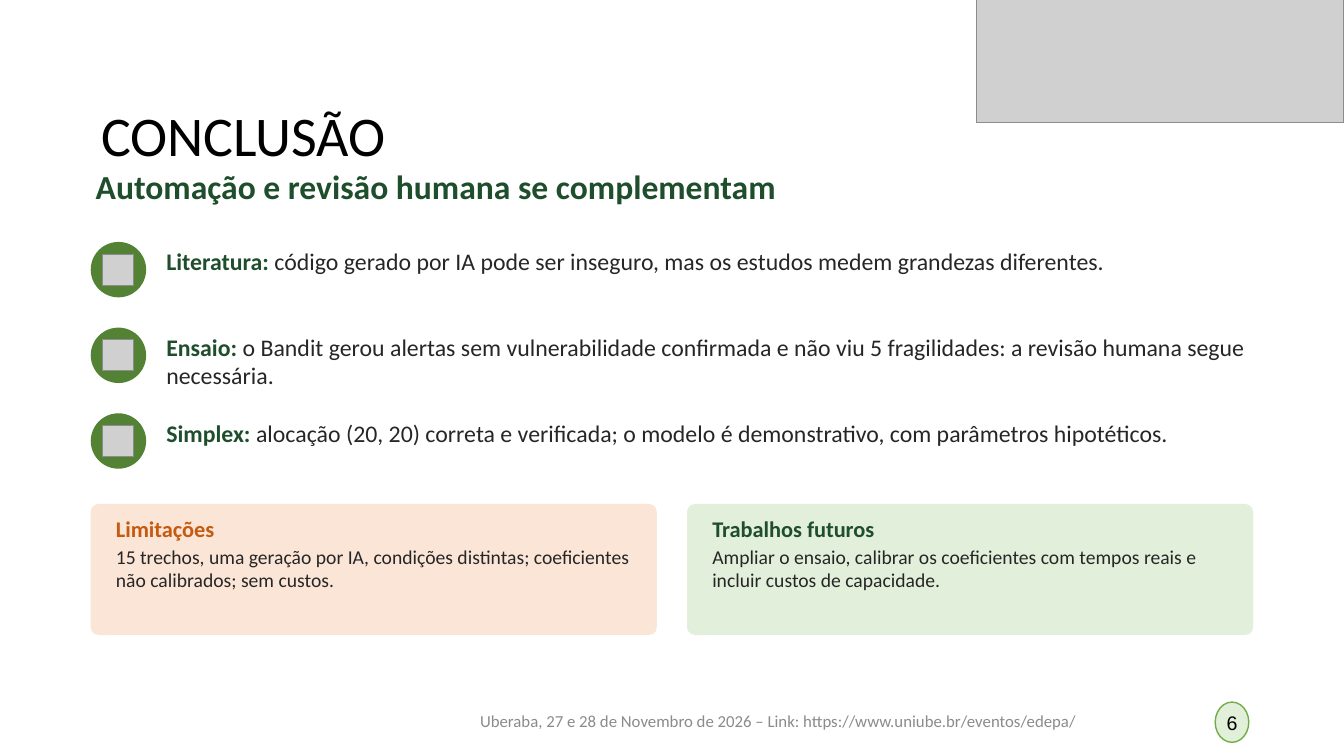
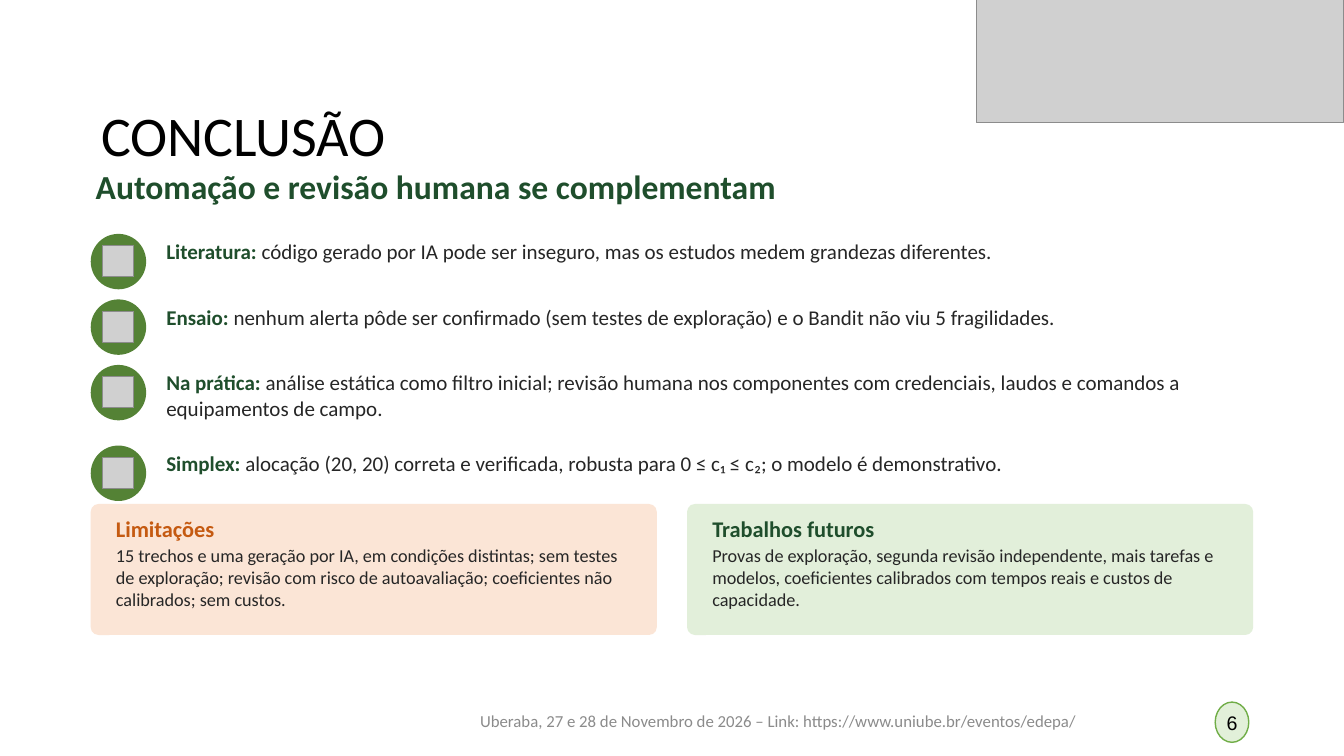
Before and after one commit to germanoafb/edepa-devsecops-simplex, a slide deck: slide 6 of apresentacao/Apresentacao EDEPA 2026 - Germano Augusto Freitas Barbosa.pptx. Drawn at 1344x756 pixels with LibreOffice and Linux fonts; fonts in the diff are those of the drawing; grey boxes stand for pictures. Boxes give left, top, right and bottom in pixels: in the first picture for what was removed or moved away, otherwise in the second. Text is boxed around its words. In the diff, an @@ line names an element or a change of style, - is before the commit and + after.

```diff
--- a/apresentacao/Apresentacao EDEPA 2026 - Germano Augusto Freitas Barbosa.pptx
+++ b/apresentacao/Apresentacao EDEPA 2026 - Germano Augusto Freitas Barbosa.pptx
@@ 1 picture, 1 text, 1 ellipse: place and size @@
-1 picture, 1 text, 1 ellipse at <box>91,242,1104,297</box>
+1 picture, 1 text, 1 ellipse at <box>91,234,991,289</box>
@@ text "Literatura: código gerado por IA ..." at <box>166,244,991,263</box>: size 17 to 15 pt @@
@@ ellipse: place and size @@
-ellipse at <box>91,328,146,383</box>
+ellipse at <box>91,299,146,355</box>
@@ picture: place and size @@
-picture at <box>103,340,134,371</box>
+picture at <box>103,312,134,343</box>
@@ text at <box>166,310,1055,329</box>: text changed; size 17 to 15 pt @@
-Ensaio: o Bandit gerou alertas sem vulnerabilidade confirmada e não viu 5 fragilidades: a revisão humana segue necessária.
+Ensaio: nenhum alerta pôde ser confirmado (sem testes de exploração) e o Bandit não viu 5 fragilidades.
@@ ellipse: place and size @@
-ellipse at <box>91,413,146,469</box>
+ellipse at <box>91,365,146,420</box>
@@ picture: place and size @@
-picture at <box>103,425,134,457</box>
+picture at <box>103,377,134,408</box>
@@ text added at <box>166,375,1179,420</box>, 15 pt, text #262626 @@
+Na prática: análise estática como filtro inicial; revisão humana nos componentes com credenciais, laudos e comandos a equipamentos de campo.
@@ ellipse added at <box>91,446,146,501</box>, fill #548235 @@
@@ picture added at <box>103,458,134,489</box> @@
@@ text at <box>166,456,1001,475</box>: text changed; size 17 to 15 pt @@
-Simplex: alocação (20, 20) correta e verificada; o modelo é demonstrativo, com parâmetros hipotéticos.
+Simplex: alocação (20, 20) correta e verificada, robusta para 0 ≤ c₁ ≤ c₂; o modelo é demonstrativo.
@@ text at <box>116,549,618,608</box>: text changed; size 14 to 13 pt @@
-15 trechos, uma geração por IA, condições distintas; coeficientes não calibrados; sem custos.
+15 trechos e uma geração por IA, em condições distintas; sem testes de exploração; revisão com risco de autoavaliação; coeficientes não calibrados; sem custos.
@@ text at <box>712,549,1213,609</box>: text changed; size 14 to 13 pt @@
-Ampliar o ensaio, calibrar os coeficientes com tempos reais e incluir custos de capacidade.
+Provas de exploração, segunda revisão independente, mais tarefas e modelos, coeficientes calibrados com tempos reais e custos de capacidade.
```
Also in this commit, not shown: 5 other slides changed.
